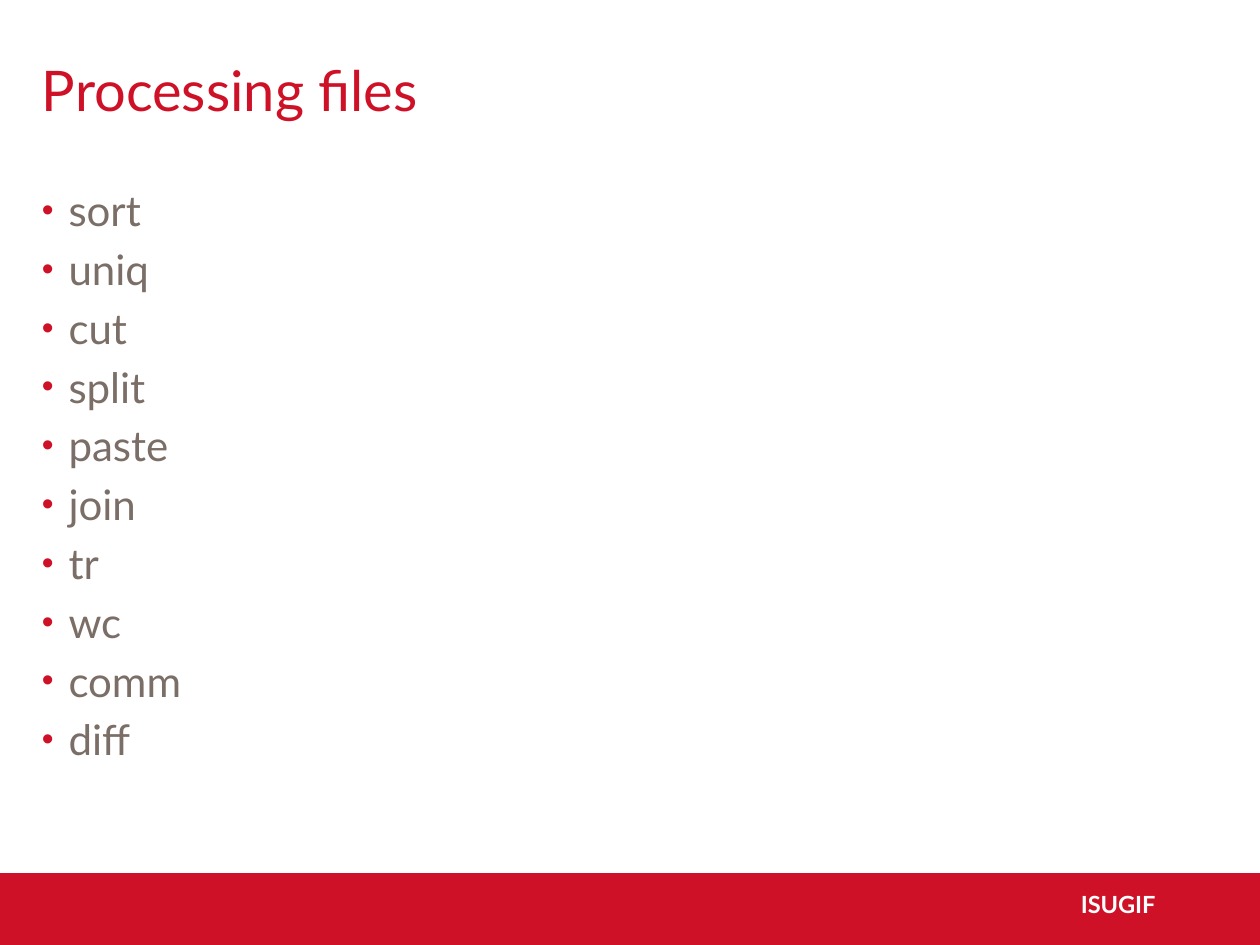
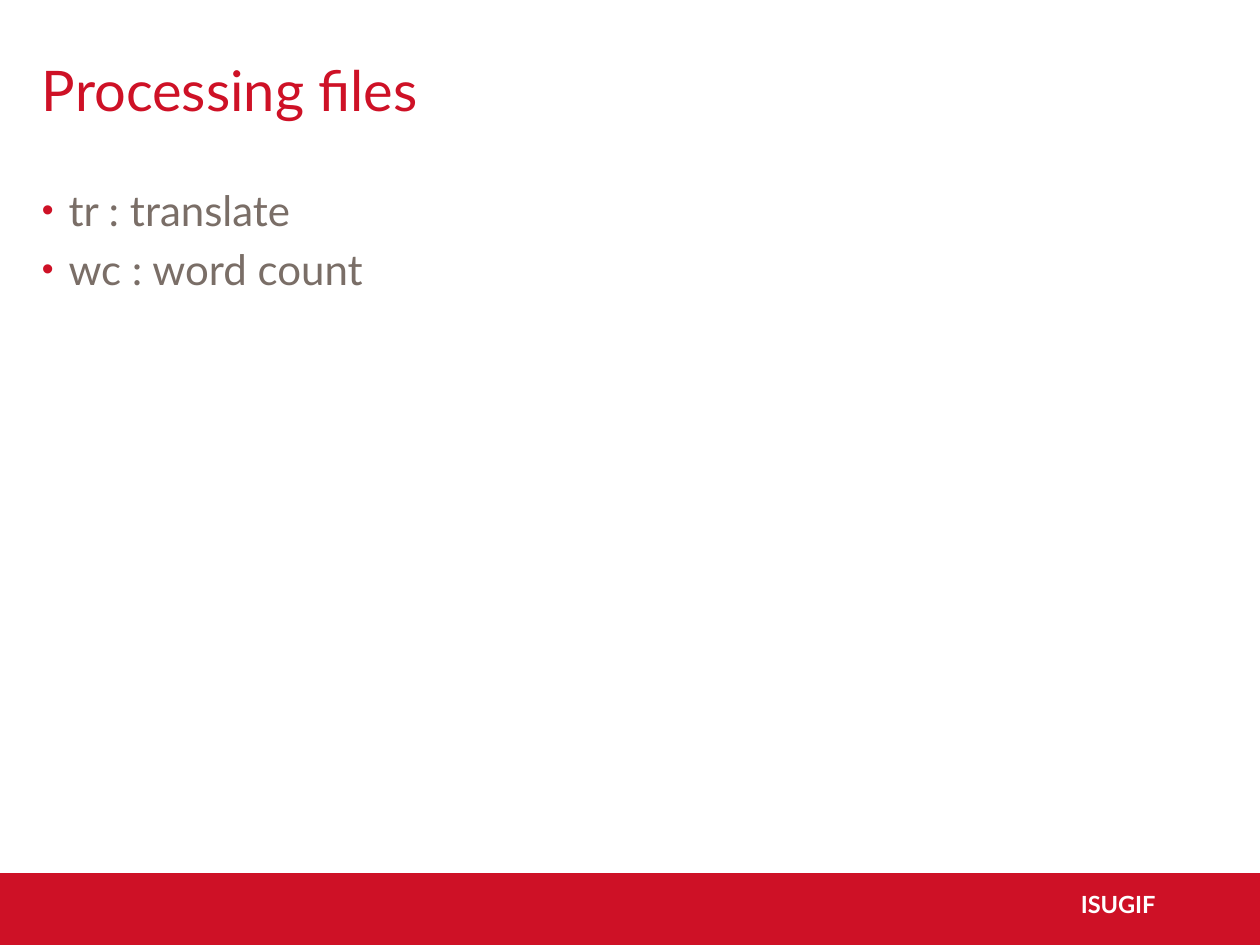
Before and after one commit to ISUgenomics/basic_UNIX_2015, a slide deck: slide 41 of slides_workshop_as.pptx (slide 36 before the commit). Drawn at 1260x945 pixels with LibreOffice and Linux fonts; fonts in the diff are those of the drawing; background and template pictures are left out. Boxes give left, top, right and bottom in pixels: in the first picture for what was removed or moved away, otherwise in the second. Text is boxed around its words. In the diff, an @@ line names an element or a change of style, - is before the commit and + after.

Commit message:
new changes

```diff
--- a/slides_workshop_as.pptx
+++ b/slides_workshop_as.pptx
@@ text at <box>69,195,363,286</box>: text changed @@
-• sort
-• uniq
-• cut
-• split
-• paste
-• join
-• tr
-• wc
-• comm
-• diff
+• tr : translate
+• wc : word count
```
Also in this commit, not shown: 8 other slides changed, 16 slides added, 2 slides removed.
